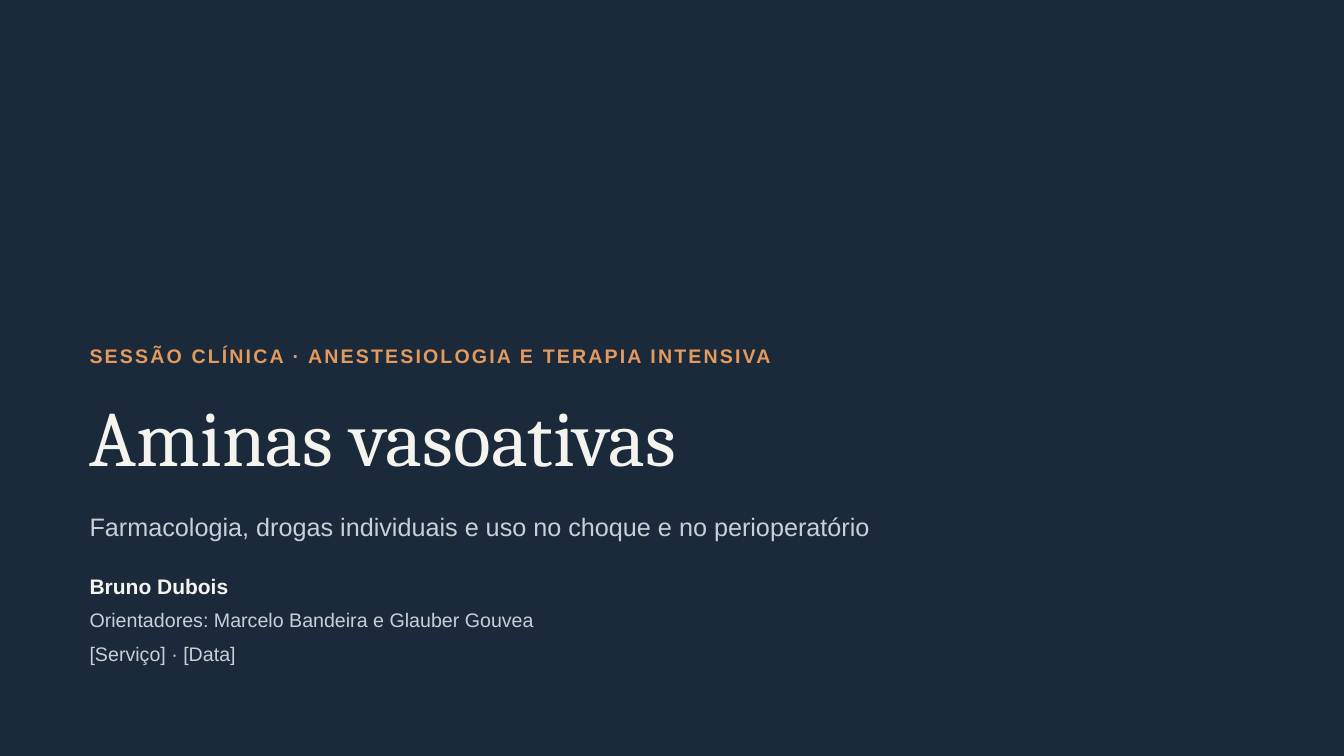
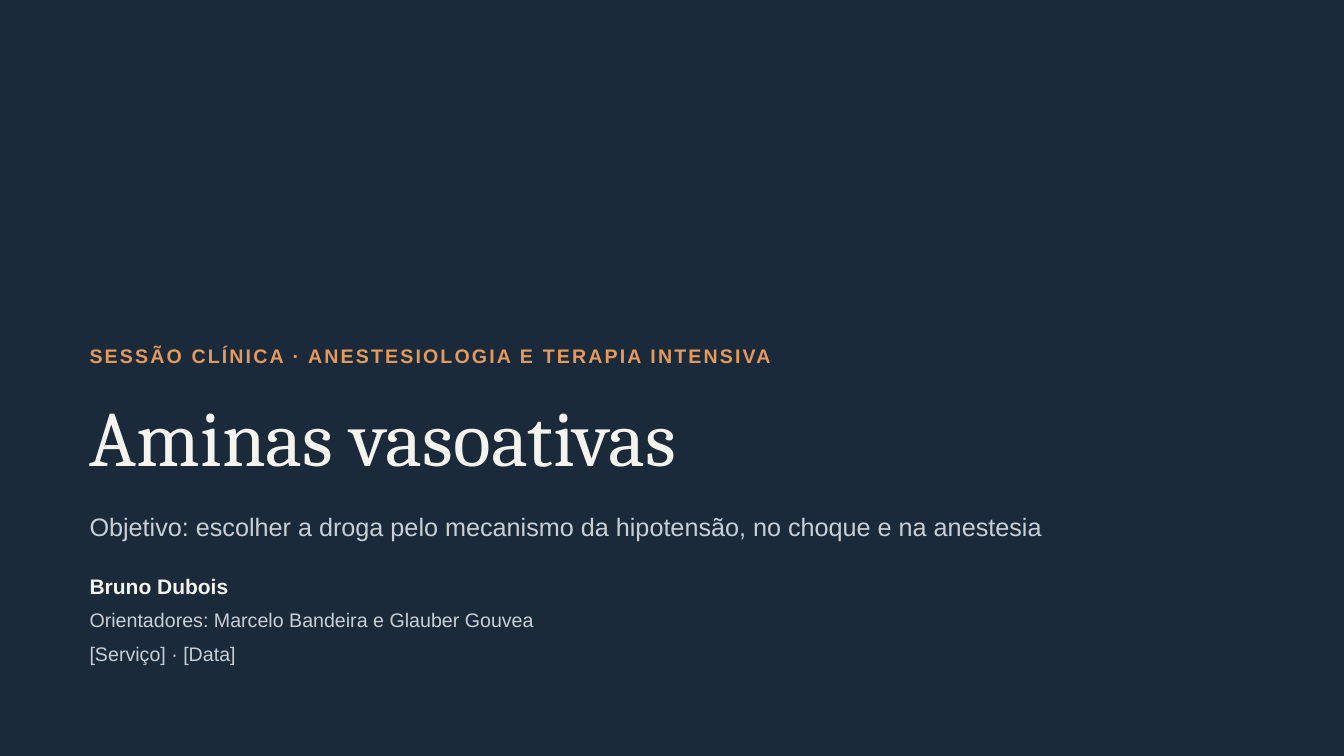
Before and after one commit to brunomoraesdubois-bit/Bruno, a slide deck: slide 1 of apresentacao/Aminas_Vasoativas.pptx. Drawn at 1344x756 pixels with LibreOffice and Linux fonts; fonts in the diff are those of the drawing. Boxes give left, top, right and bottom in pixels: in the first picture for what was removed or moved away, otherwise in the second. Text is boxed around its words. In the diff, an @@ line names an element or a change of style, - is before the commit and + after.

```diff
--- a/apresentacao/Aminas_Vasoativas.pptx
+++ b/apresentacao/Aminas_Vasoativas.pptx
@@ text at (90,517,1042,541): text changed @@
-Farmacologia, drogas individuais e uso no choque e no perioperatório
+Objetivo: escolher a droga pelo mecanismo da hipotensão, no choque e na anestesia
```
Also in this commit, not shown: 18 other slides changed, 7 slides added, 1 slide removed, 33 other files.
